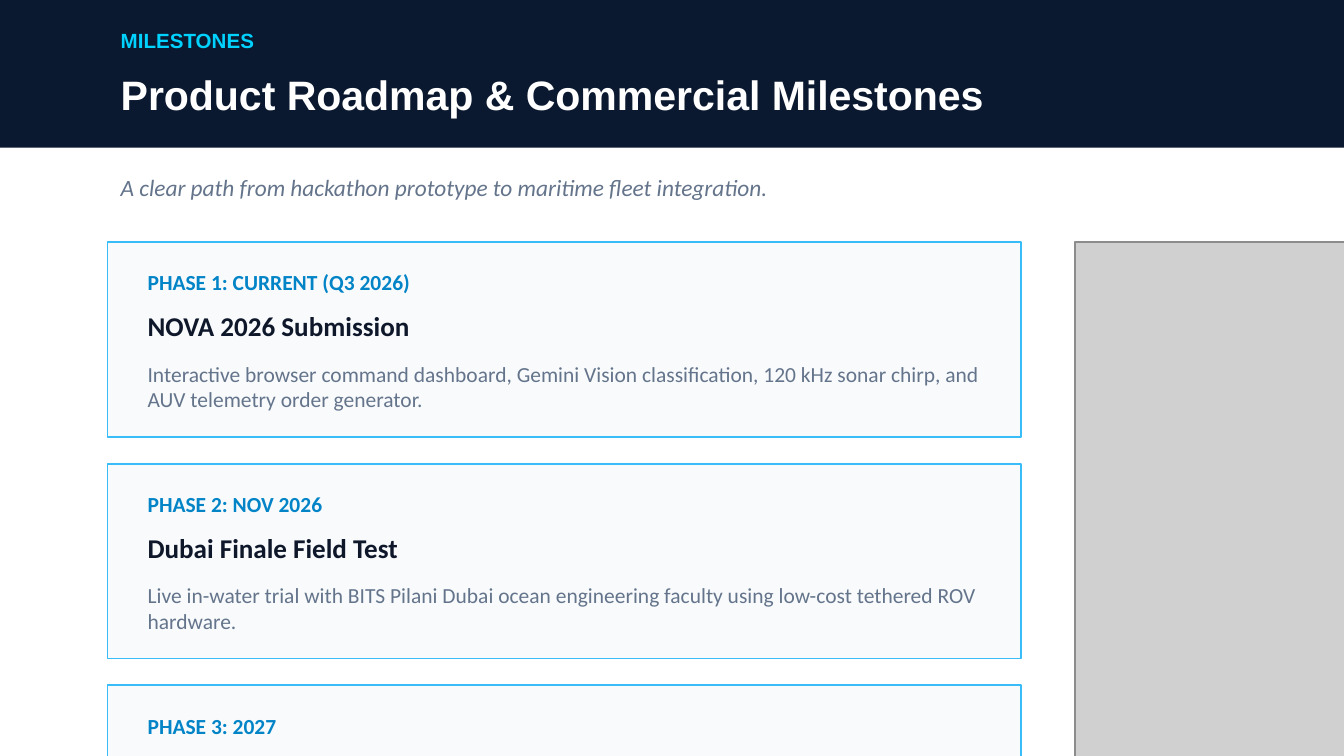
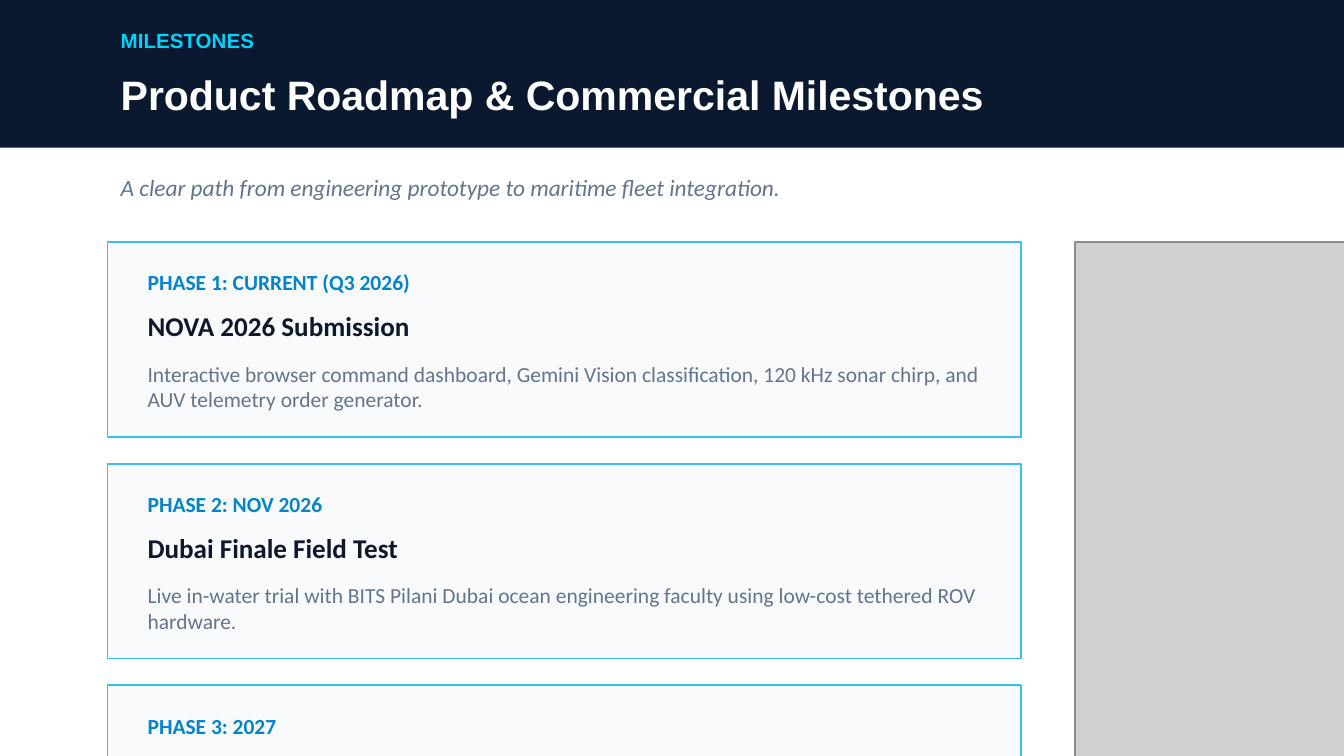
Before and after one commit to abhishekpattar07/AquaSentinel-AI, a slide deck: slide 9 of public/AquaSentinel_NOVA2026_PitchDeck.pptx. Drawn at 1344x756 pixels with LibreOffice and Linux fonts; fonts in the diff are those of the drawing; grey boxes stand for pictures. Boxes give left, top, right and bottom in pixels: in the first picture for what was removed or moved away, otherwise in the second. Text is boxed around its words. In the diff, an @@ line names an element or a change of style, - is before the commit and + after.

```diff
--- a/public/AquaSentinel_NOVA2026_PitchDeck.pptx
+++ b/public/AquaSentinel_NOVA2026_PitchDeck.pptx
@@ text at (x1=121, y1=180, x2=779, y2=200): text changed @@
-A clear path from hackathon prototype to maritime fleet integration.
+A clear path from engineering prototype to maritime fleet integration.
```
Also in this commit, not shown: 3 other files.
